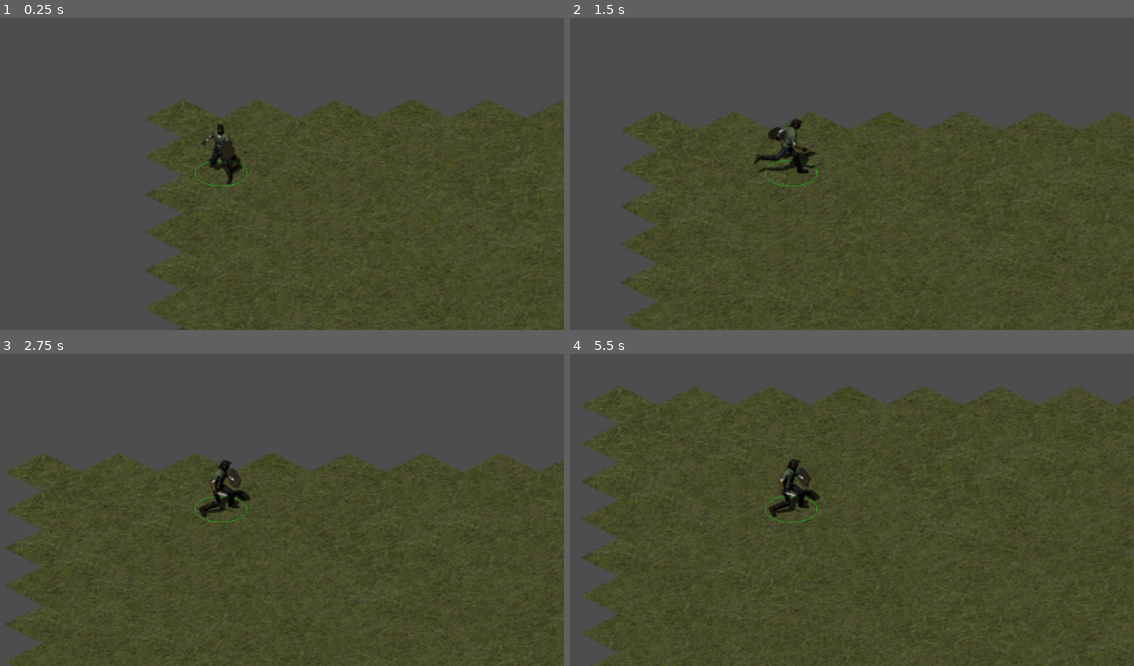
Above: before the commit, frames 1-4 (two rows, left to right).
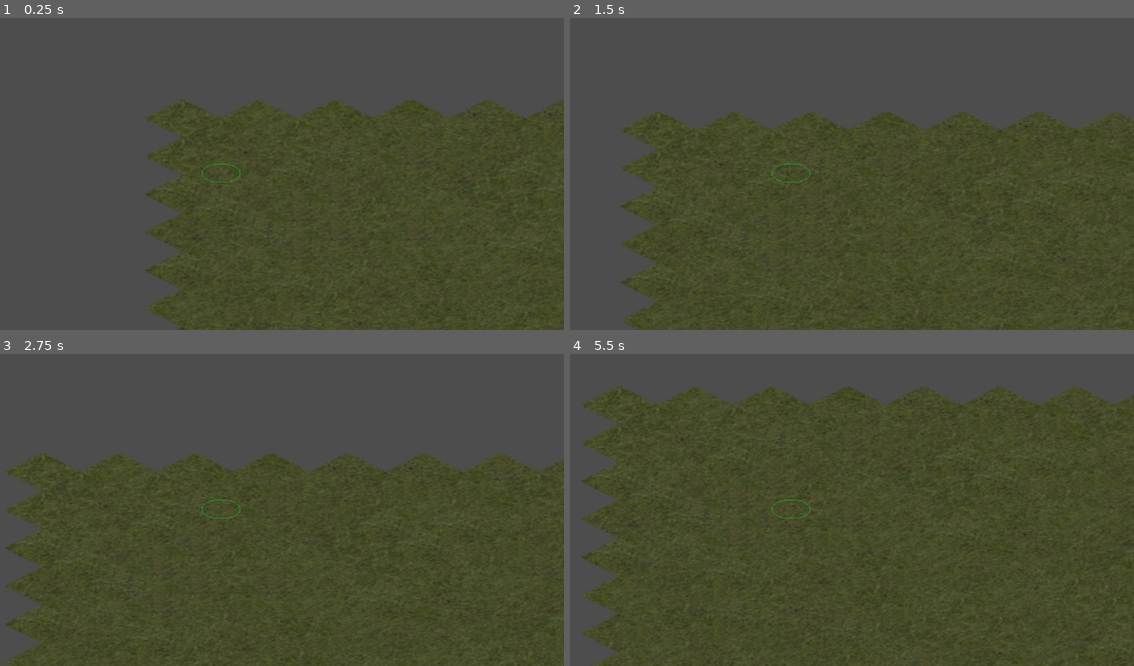
Above: after the commit, the same moments.

Repository: tharmoth/iso_rpg
Game: Godot game, scene res://Scenes/main.tscn
The game is run twice, just before and just after one commit, with the same random seed, the same clock (stepped at 60 frames per second) and the same inputs.
Inputs (mouse positions are in pixels of both pictures, inside the frame that each line leads up to):
- Up to frame 1 (0.25 s): no input
- Up to frame 2 (1.5 s): tap Enter at 0.5 s; move the mouse to (942, 117) at 0.52 s; hold Right (ui_right) 0.53-1.28 s; click (942, 117) at 0.67 s; move the mouse to (654, 155) at 1.27 s; hold Down (ui_down) from 1.28 s (still down)
- Up to frame 3 (2.75 s): move the mouse to (287, 388) at 2.02 s; release Down (ui_down) at 2.03 s; hold Right (ui_right) from 2.03 s (still down)
- Up to frame 4 (5.5 s): tap Space at 2.75, 5 s; move the mouse to (756, 550) at 2.77 s; release Right (ui_right) at 2.78 s; hold Up (ui_up) 2.78-3.53 s; click (756, 550) at 2.92 s; move the mouse to (998, 531) at 3.52 s; hold Left (ui_left) 3.53-5.03 s; tap Enter at 4.25 s; move the mouse to (586, 416) at 4.27 s; move the mouse to (823, 472) at 5.02 s; hold Down (ui_down) from 5.03 s (still down); click (823, 472) at 5.17 s

The runs differ from the first frame. In frame 1, 0.6% of the frame differs, in the area x 34-44%, y 34-55%; in frame 2, 0.8%, in the area x 32-44%, y 32-55%; in frame 3, 0.7%; in frame 4, 0.8%.

Commit message:
switched assets

Diff:
--- a/Scenes/character.tscn
+++ b/Scenes/Compound.tscn
@@ -928,34 +928,37 @@
 
 [node name="CharacterBody2D" type="CharacterBody2D"]
 z_index = 1
-script = ExtResource("1_xelpd")
+script = ExtResource("1_ee8cy")
 
 [node name="Body" type="Sprite2D" parent="."]
-texture = ExtResource("2_qm1ty")
+texture_filter = 1
+texture = ExtResource("2_ftp2d")
 hframes = 32
 vframes = 8
 frame = 192
 
 [node name="Head" type="Sprite2D" parent="."]
-texture = ExtResource("3_fcyr6")
+texture_filter = 1
+texture = ExtResource("3_laeo6")
 hframes = 32
 vframes = 8
 frame = 192
 
 [node name="Weapon" type="Sprite2D" parent="."]
-texture = ExtResource("4_fb7g8")
+texture_filter = 1
+texture = ExtResource("4_tyuls")
 hframes = 32
 vframes = 8
 frame = 192
 
 [node name="Shield" type="Sprite2D" parent="."]
-texture = ExtResource("5_h85fw")
+texture_filter = 1
+texture = ExtResource("5_vl225")
 hframes = 32
 vframes = 8
 frame = 192
 
 [node name="CollisionShape2D" type="CollisionShape2D" parent="."]
-visible = false
 
 [node name="Camera2D" type="Camera2D" parent="."]
 zoom = Vector2(2, 2)
--- /dev/null
+++ b/Scenes/Knight.tscn
@@ -0,0 +1,375 @@
+[gd_scene load_steps=22 format=3 uid="uid://7tkwlfrpbikd"]
+
+[ext_resource type="Script" path="res://Scenes/character.gd" id="1_cppdy"]
+[ext_resource type="Texture2D" uid="uid://bcpbo3ju5w3ib" path="res://Assets/PVGames/Male/Premade/Knight_SpriteSheet.png" id="2_5w5mx"]
+[ext_resource type="Texture2D" uid="uid://bbhvh6mmni8rb" path="res://Assets/PVGames/Male/Weapons/Medieval_Warfare_Male_Weapon_Longsword_Mastersheet.png" id="3_8vwli"]
+
+[sub_resource type="Animation" id="Animation_nq850"]
+length = 0.001
+loop_mode = 2
+tracks/0/type = "value"
+tracks/0/imported = false
+tracks/0/enabled = true
+tracks/0/path = NodePath("Body:frame")
+tracks/0/interp = 1
+tracks/0/loop_wrap = true
+tracks/0/keys = {
+"times": PackedFloat32Array(-0.1),
+"transitions": PackedFloat32Array(1),
+"update": 1,
+"values": [129]
+}
+tracks/1/type = "value"
+tracks/1/imported = false
+tracks/1/enabled = true
+tracks/1/path = NodePath("Weapon:frame")
+tracks/1/interp = 1
+tracks/1/loop_wrap = true
+tracks/1/keys = {
+"times": PackedFloat32Array(0),
+"transitions": PackedFloat32Array(1),
+"update": 1,
+"values": [0]
+}
+
+[sub_resource type="Animation" id="Animation_wny5v"]
+resource_name = "WALK_SOUTH"
+loop_mode = 1
+step = 0.125
+tracks/0/type = "value"
+tracks/0/imported = false
+tracks/0/enabled = true
+tracks/0/path = NodePath("Body:frame")
+tracks/0/interp = 1
+tracks/0/loop_wrap = true
+tracks/0/keys = {
+"times": PackedFloat32Array(0, 0.125, 0.25, 0.375, 0.5, 0.625, 0.75, 0.875),
+"transitions": PackedFloat32Array(1, 1, 1, 1, 1, 1, 1, 1),
+"update": 1,
+"values": [0, 1, 2, 3, 4, 5, 6, 7]
+}
+tracks/1/type = "value"
+tracks/1/imported = false
+tracks/1/enabled = true
+tracks/1/path = NodePath("Weapon:frame")
+tracks/1/interp = 1
+tracks/1/loop_wrap = true
+tracks/1/keys = {
+"times": PackedFloat32Array(0, 0.125, 0.25, 0.375, 0.5, 0.625, 0.75, 0.875),
+"transitions": PackedFloat32Array(1, 1, 1, 1, 1, 1, 1, 1),
+"update": 1,
+"values": [0, 1, 2, 3, 4, 5, 6, 7]
+}
+
+[sub_resource type="Animation" id="Animation_6nxc4"]
+resource_name = "WALK_NORTH"
+loop_mode = 1
+step = 0.125
+tracks/0/type = "value"
+tracks/0/imported = false
+tracks/0/enabled = true
+tracks/0/path = NodePath("Body:frame")
+tracks/0/interp = 1
+tracks/0/loop_wrap = true
+tracks/0/keys = {
+"times": PackedFloat32Array(0, 0.125, 0.25, 0.375, 0.5, 0.625, 0.75, 0.875),
+"transitions": PackedFloat32Array(1, 1, 1, 1, 1, 1, 1, 1),
+"update": 1,
+"values": [24, 25, 26, 27, 28, 29, 30, 31]
+}
+
+[sub_resource type="Animation" id="Animation_76gyq"]
+resource_name = "WALK_WEST"
+loop_mode = 1
+step = 0.125
+tracks/0/type = "value"
+tracks/0/imported = false
+tracks/0/enabled = true
+tracks/0/path = NodePath("Body:frame")
+tracks/0/interp = 1
+tracks/0/loop_wrap = true
+tracks/0/keys = {
+"times": PackedFloat32Array(0, 0.125, 0.25, 0.375, 0.5, 0.625, 0.75, 0.875),
+"transitions": PackedFloat32Array(1, 1, 1, 1, 1, 1, 1, 1),
+"update": 1,
+"values": [8, 9, 10, 11, 12, 13, 14, 15]
+}
+
+[sub_resource type="Animation" id="Animation_txdqy"]
+resource_name = "WALK_NORTH_WEST"
+loop_mode = 1
+step = 0.125
+tracks/0/type = "value"
+tracks/0/imported = false
+tracks/0/enabled = true
+tracks/0/path = NodePath("Body:frame")
+tracks/0/interp = 1
+tracks/0/loop_wrap = true
+tracks/0/keys = {
+"times": PackedFloat32Array(0, 0.125, 0.25, 0.375, 0.5, 0.625, 0.75, 0.875),
+"transitions": PackedFloat32Array(1, 1, 1, 1, 1, 1, 1, 1),
+"update": 1,
+"values": [40, 41, 42, 43, 44, 45, 46, 47]
+}
+
+[sub_resource type="Animation" id="Animation_i4m1u"]
+resource_name = "WALK_NORTH_EAST"
+loop_mode = 1
+step = 0.125
+tracks/0/type = "value"
+tracks/0/imported = false
+tracks/0/enabled = true
+tracks/0/path = NodePath("Body:frame")
+tracks/0/interp = 1
+tracks/0/loop_wrap = true
+tracks/0/keys = {
+"times": PackedFloat32Array(0, 0.125, 0.25, 0.375, 0.5, 0.625, 0.75, 0.875),
+"transitions": PackedFloat32Array(1, 1, 1, 1, 1, 1, 1, 1),
+"update": 1,
+"values": [56, 57, 58, 59, 60, 61, 62, 63]
+}
+
+[sub_resource type="Animation" id="Animation_xwavo"]
+resource_name = "WALK_SOUTH_EAST"
+loop_mode = 1
+step = 0.125
+tracks/0/type = "value"
+tracks/0/imported = false
+tracks/0/enabled = true
+tracks/0/path = NodePath("Body:frame")
+tracks/0/interp = 1
+tracks/0/loop_wrap = true
+tracks/0/keys = {
+"times": PackedFloat32Array(0, 0.125, 0.25, 0.375, 0.5, 0.625, 0.75, 0.875),
+"transitions": PackedFloat32Array(1, 1, 1, 1, 1, 1, 1, 1),
+"update": 1,
+"values": [48, 49, 50, 51, 52, 53, 54, 55]
+}
+
+[sub_resource type="Animation" id="Animation_jpkhs"]
+resource_name = "WALK_EAST"
+loop_mode = 1
+step = 0.125
+tracks/0/type = "value"
+tracks/0/imported = false
+tracks/0/enabled = true
+tracks/0/path = NodePath("Body:frame")
+tracks/0/interp = 1
+tracks/0/loop_wrap = true
+tracks/0/keys = {
+"times": PackedFloat32Array(0, 0.125, 0.25, 0.375, 0.5, 0.625, 0.75, 0.875),
+"transitions": PackedFloat32Array(1, 1, 1, 1, 1, 1, 1, 1),
+"update": 1,
+"values": [16, 17, 18, 19, 20, 21, 22, 23]
+}
+
+[sub_resource type="Animation" id="Animation_kebgb"]
+resource_name = "WALK_SOUTH_WEST"
+loop_mode = 1
+step = 0.125
+tracks/0/type = "value"
+tracks/0/imported = false
+tracks/0/enabled = true
+tracks/0/path = NodePath("Body:frame")
+tracks/0/interp = 1
+tracks/0/loop_wrap = true
+tracks/0/keys = {
+"times": PackedFloat32Array(0, 0.125, 0.25, 0.375, 0.5, 0.625, 0.75, 0.875),
+"transitions": PackedFloat32Array(1, 1, 1, 1, 1, 1, 1, 1),
+"update": 1,
+"values": [32, 33, 34, 35, 36, 37, 38, 39]
+}
+
+[sub_resource type="Animation" id="Animation_sennn"]
+resource_name = "IDLE_SOUTH"
+length = 2.0
+loop_mode = 1
+step = 0.5
+tracks/0/type = "value"
+tracks/0/imported = false
+tracks/0/enabled = true
+tracks/0/path = NodePath("Body:frame")
+tracks/0/interp = 1
+tracks/0/loop_wrap = true
+tracks/0/keys = {
+"times": PackedFloat32Array(0, 0.5, 1, 1.5),
+"transitions": PackedFloat32Array(1, 1, 1, 1),
+"update": 1,
+"values": [140, 141, 142, 141]
+}
+
+[sub_resource type="Animation" id="Animation_u6c76"]
+resource_name = "IDLE_NORTH"
+length = 2.0
+step = 0.5
+tracks/0/type = "value"
+tracks/0/imported = false
+tracks/0/enabled = true
+tracks/0/path = NodePath("Body:frame")
+tracks/0/interp = 1
+tracks/0/loop_wrap = true
+tracks/0/keys = {
+"times": PackedFloat32Array(0, 0.5, 1, 1.5),
+"transitions": PackedFloat32Array(1, 1, 1, 1),
+"update": 1,
+"values": [149, 150, 151, 150]
+}
+
+[sub_resource type="Animation" id="Animation_mdow2"]
+resource_name = "IDLE_EAST"
+length = 2.0
+loop_mode = 1
+step = 0.5
+tracks/0/type = "value"
+tracks/0/imported = false
+tracks/0/enabled = true
+tracks/0/path = NodePath("Body:frame")
+tracks/0/interp = 1
+tracks/0/loop_wrap = true
+tracks/0/keys = {
+"times": PackedFloat32Array(0, 0.5, 1, 1.5),
+"transitions": PackedFloat32Array(1, 1, 1, 1),
+"update": 1,
+"values": [146, 147, 148, 147]
+}
+
+[sub_resource type="Animation" id="Animation_abbl1"]
+resource_name = "IDLE_WEST"
+length = 2.0
+loop_mode = 1
+step = 0.25
+tracks/0/type = "value"
+tracks/0/imported = false
+tracks/0/enabled = true
+tracks/0/path = NodePath("Body:frame")
+tracks/0/interp = 1
+tracks/0/loop_wrap = true
+tracks/0/keys = {
+"times": PackedFloat32Array(0, 0.5, 1, 1.5),
+"transitions": PackedFloat32Array(1, 1, 1, 1),
+"update": 1,
+"values": [143, 144, 145, 144]
+}
+
+[sub_resource type="Animation" id="Animation_1jnr3"]
+resource_name = "IDLE_NORTH_WEST"
+length = 2.0
+loop_mode = 1
+step = 0.5
+tracks/0/type = "value"
+tracks/0/imported = false
+tracks/0/enabled = true
+tracks/0/path = NodePath("Body:frame")
+tracks/0/interp = 1
+tracks/0/loop_wrap = true
+tracks/0/keys = {
+"times": PackedFloat32Array(0, 0.5, 1, 1.5),
+"transitions": PackedFloat32Array(1, 1, 1, 1),
+"update": 1,
+"values": [155, 156, 157, 156]
+}
+
+[sub_resource type="Animation" id="Animation_sq2p5"]
+resource_name = "IDLE_SOUTH_WEST"
+length = 2.0
+loop_mode = 1
+step = 0.5
+tracks/0/type = "value"
+tracks/0/imported = false
+tracks/0/enabled = true
+tracks/0/path = NodePath("Body:frame")
+tracks/0/interp = 1
+tracks/0/loop_wrap = true
+tracks/0/keys = {
+"times": PackedFloat32Array(0, 0.5, 1, 1.5),
+"transitions": PackedFloat32Array(1, 1, 1, 1),
+"update": 1,
+"values": [152, 153, 154, 153]
+}
+
+[sub_resource type="Animation" id="Animation_rghfm"]
+resource_name = "IDLE_NORTH_EAST"
+length = 2.0
+loop_mode = 1
+step = 0.5
+tracks/0/type = "value"
+tracks/0/imported = false
+tracks/0/enabled = true
+tracks/0/path = NodePath("Body:frame")
+tracks/0/interp = 1
+tracks/0/loop_wrap = true
+tracks/0/keys = {
+"times": PackedFloat32Array(0, 0.5, 1, 1.5),
+"transitions": PackedFloat32Array(1, 1, 1, 1),
+"update": 1,
+"values": [161, 162, 163, 162]
+}
+
+[sub_resource type="Animation" id="Animation_rxw2r"]
+resource_name = "IDLE_SOUTH_EAST"
+length = 2.0
+loop_mode = 1
+step = 0.5
+tracks/0/type = "value"
+tracks/0/imported = false
+tracks/0/enabled = true
+tracks/0/path = NodePath("Body:frame")
+tracks/0/interp = 1
+tracks/0/loop_wrap = true
+tracks/0/keys = {
+"times": PackedFloat32Array(0, 0.5, 1, 1.5),
+"transitions": PackedFloat32Array(1, 1, 1, 1),
+"update": 1,
+"values": [158, 159, 160, 159]
+}
+
+[sub_resource type="AnimationLibrary" id="AnimationLibrary_e2w4a"]
+_data = {
+"IDLE_EAST": SubResource("Animation_mdow2"),
+"IDLE_NORTH": SubResource("Animation_u6c76"),
+"IDLE_NORTH_EAST": SubResource("Animation_rghfm"),
+"IDLE_NORTH_WEST": SubResource("Animation_1jnr3"),
+"IDLE_SOUTH": SubResource("Animation_sennn"),
+"IDLE_SOUTH_EAST": SubResource("Animation_rxw2r"),
+"IDLE_SOUTH_WEST": SubResource("Animation_sq2p5"),
+"IDLE_WEST": SubResource("Animation_abbl1"),
+"RESET": SubResource("Animation_nq850"),
+"WALK_EAST": SubResource("Animation_jpkhs"),
+"WALK_NORTH": SubResource("Animation_6nxc4"),
+"WALK_NORTH_EAST": SubResource("Animation_i4m1u"),
+"WALK_NORTH_WEST": SubResource("Animation_txdqy"),
+"WALK_SOUTH": SubResource("Animation_wny5v"),
+"WALK_SOUTH_EAST": SubResource("Animation_xwavo"),
+"WALK_SOUTH_WEST": SubResource("Animation_kebgb"),
+"WALK_WEST": SubResource("Animation_76gyq")
+}
+
+[node name="Knight" type="CharacterBody2D"]
+z_index = 1
+script = ExtResource("1_cppdy")
+
+[node name="Body" type="Sprite2D" parent="."]
+texture_filter = 1
+texture = ExtResource("2_5w5mx")
+hframes = 24
+vframes = 24
+frame = 129
+
+[node name="Weapon" type="Sprite2D" parent="."]
+texture_filter = 1
+texture = ExtResource("3_8vwli")
+hframes = 24
+vframes = 24
+
+[node name="CollisionShape2D" type="CollisionShape2D" parent="."]
+
+[node name="Camera2D" type="Camera2D" parent="."]
+zoom = Vector2(2, 2)
+
+[node name="NavigationAgent2D" type="NavigationAgent2D" parent="."]
+avoidance_enabled = true
+
+[node name="AnimationPlayer" type="AnimationPlayer" parent="."]
+libraries = {
+"": SubResource("AnimationLibrary_e2w4a")
+}
--- a/Scenes/character.gd
+++ b/Scenes/character.gd
@@ -9,14 +9,14 @@
 var current_north_south_facing := NorthSouthFacing.NONE
 
 var click_circle = 0
-const CIRLCE_SIZE = 22
+const CIRLCE_SIZE = 16
 
 var current_facing := "SOUTH" :
 	set(value):
 		current_facing = value
 		_update_animation()
 
-enum State {IDLE, RUN}
+enum State {IDLE, WALK}
 var current_state = State.IDLE:
 	set(value):
 		current_state = value
@@ -66,8 +66,8 @@
 		click_circle = CIRLCE_SIZE
 
 func _update_state() -> void:
-	if velocity.length() > 0 and current_state != State.RUN:
-		current_state = State.RUN
+	if velocity.length() > 0 and current_state != State.WALK:
+		current_state = State.WALK
 	elif velocity.length() == 0 && current_state != State.IDLE:
 		current_state = State.IDLE
 
--- /dev/null
+++ b/Scenes/character.gdshader
@@ -0,0 +1,21 @@
+shader_type canvas_item;
+
+uniform vec4 line_color = vec4(1, 1, 0, 1);
+uniform float line_thickness : hint_range(0, 10) = 1.0;
+
+void fragment() {
+	vec2 size = TEXTURE_PIXEL_SIZE * line_thickness;
+
+	float outline = texture(TEXTURE, UV + vec2(-size.x, 0)).a;
+	outline += texture(TEXTURE, UV + vec2(0, size.y)).a;
+	outline += texture(TEXTURE, UV + vec2(size.x, 0)).a;
+	outline += texture(TEXTURE, UV + vec2(0, -size.y)).a;
+	outline += texture(TEXTURE, UV + vec2(-size.x, size.y)).a;
+	outline += texture(TEXTURE, UV + vec2(size.x, size.y)).a;
+	outline += texture(TEXTURE, UV + vec2(-size.x, -size.y)).a;
+	outline += texture(TEXTURE, UV + vec2(size.x, -size.y)).a;
+	outline = min(outline, 1.0);
+
+	vec4 color = texture(TEXTURE, UV);
+	COLOR = mix(color, line_color, outline - color.a);
+}
--- a/Scenes/main.tscn
+++ b/Scenes/main.tscn
@@ -1,8 +1,7 @@
 [gd_scene load_steps=7 format=3 uid="uid://d136ntf1wml5i"]
 
 [ext_resource type="Texture2D" uid="uid://b6n7ekiuu0eqs" path="res://Assets/grassland_tiles.png" id="1_v4ukd"]
-[ext_resource type="PackedScene" uid="uid://cqc1rcpyb12d2" path="res://Scenes/character.tscn" id="2_okskg"]
-[ext_resource type="Script" path="res://Scenes/CursorController.gd" id="3_amhwm"]
+[ext_resource type="PackedScene" uid="uid://7tkwlfrpbikd" path="res://Scenes/Knight.tscn" id="2_0qjbp"]
 
 [sub_resource type="NavigationPolygon" id="NavigationPolygon_y4tvq"]
 vertices = PackedVector2Array(-32, 0, 0, -16, 32, 0, 0, 16)
@@ -621,11 +620,15 @@
 14:41/0 = 0
 15:41/0 = 0
 
+[sub_resource type="TileSetAtlasSource" id="TileSetAtlasSource_jav3w"]
+texture_region_size = Vector2i(64, 32)
+
 [sub_resource type="TileSet" id="TileSet_w2dne"]
 tile_shape = 1
 tile_size = Vector2i(64, 32)
 navigation_layer_0/layers = 1
 sources/0 = SubResource("TileSetAtlasSource_kbihv")
+sources/1 = SubResource("TileSetAtlasSource_jav3w")
 
 [node name="TileMap" type="TileMap"]
 y_sort_enabled = true
@@ -633,7 +636,4 @@
 format = 2
 layer_0/tile_data = PackedInt32Array(0, 327680, 0, 65536, 262144, 0, 196608, 589824, 0, 262144, 917504, 0, 196609, 7208 …(17165 unchanged characters)…
 
-[node name="CharacterBody2D" parent="." instance=ExtResource("2_okskg")]
-
-[node name="CursorController" type="Node2D" parent="."]
-script = ExtResource("3_amhwm")
+[node name="Knight" parent="." instance=ExtResource("2_0qjbp")]
Not shown: 1 places in Scenes/Compound.tscn that only renumber resources
Not shown, changed: .gitignore
